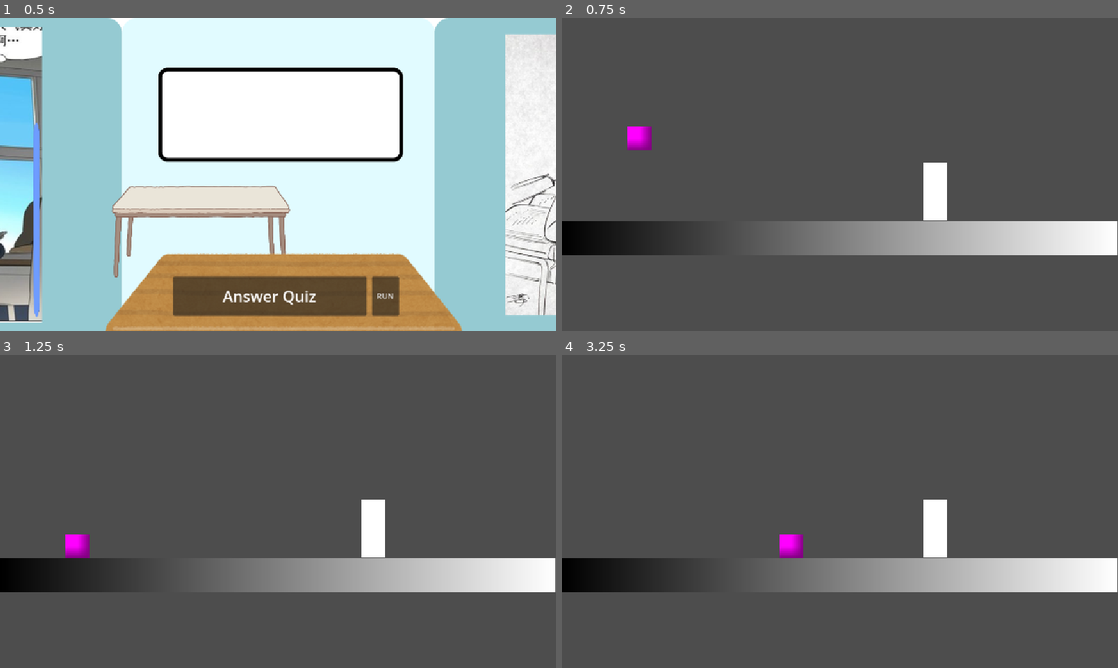
Above: before the commit, frames 1-4 (two rows, left to right).
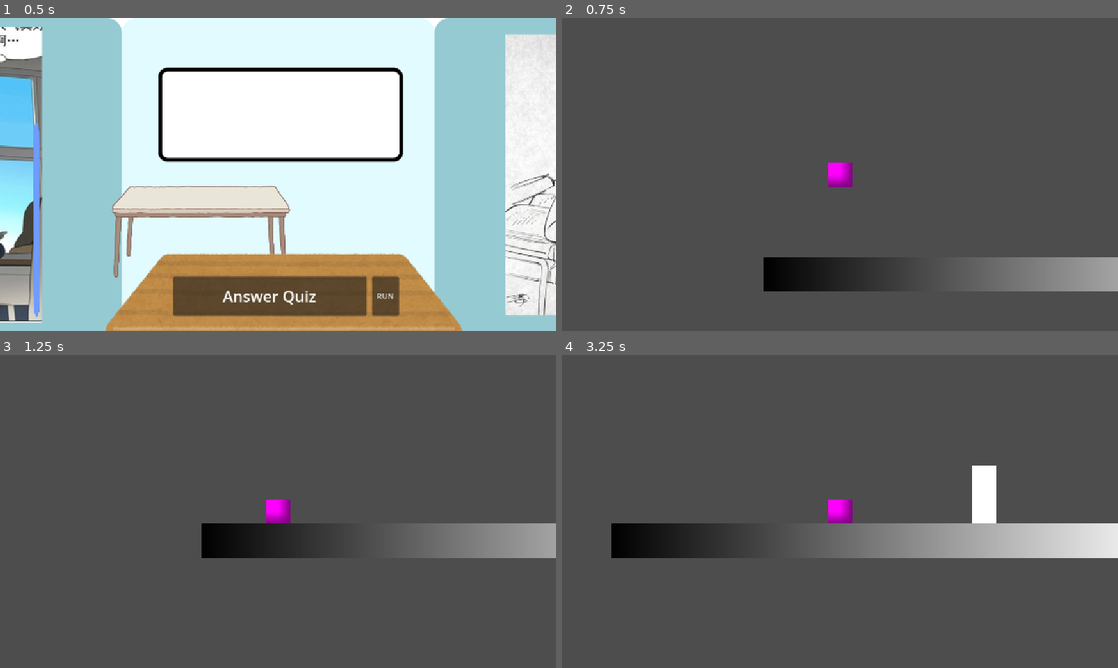
Above: after the commit, the same moments.

Repository: tuloggers/testRepo
Game: Godot game, scene res://Scenes/class_pov.tscn
Same seed, same stepped clock (60 frames per second), same inputs: the game is played once before the commit and once after it.
Inputs (mouse positions are in pixels of both pictures, inside the frame that each line leads up to):
- Up to frame 1 (0.5 s): no input
- Up to frame 2 (0.75 s): click "RUN" at 0.5 s
- Up to frame 3 (1.25 s): no input
- Up to frame 4 (3.25 s): tap Enter (ui_accept) at 1.25, 1.52, 2.27 s; move the mouse to (962, 495) at 1.27 s; hold Right (ui_right) 1.28-2.78 s; move the mouse to (728, 527) at 2.02 s; move the mouse to (895, 442) at 2.77 s; hold Left (ui_left) from 2.78 s (still down)

Frame 1 is identical in both runs. In frame 2, 15% of the frame differs, in the area x 0-100%, y 34-88%; in frame 3, 15%; in frame 4, 19%, in the area x 0-100%, y 35-76%.

Commit message:
Update platformer.tscn

Diff:
--- a/Scenes/platformer.tscn
+++ b/Scenes/platformer.tscn
@@ -16,6 +16,9 @@
 [node name="player" parent="." instance=ExtResource("1_6jt6y")]
 position = Vector2(135, 212)
 
+[node name="Camera2D" type="Camera2D" parent="player"]
+position = Vector2(25, 25)
+
 [node name="Sprite2D" type="Sprite2D" parent="."]
 position = Vector2(575.25, 455)
 scale = Vector2(4.49023, 71)
@@ -27,8 +30,5 @@
 position = Vector2(-0.0556793, 0)
 shape = SubResource("RectangleShape2D_uhfnh")
 
-[node name="Camera2D" type="Camera2D" parent="."]
-position = Vector2(576, 324)
-
 [node name="door" parent="." instance=ExtResource("2_tpesi")]
 position = Vector2(773, 402)
